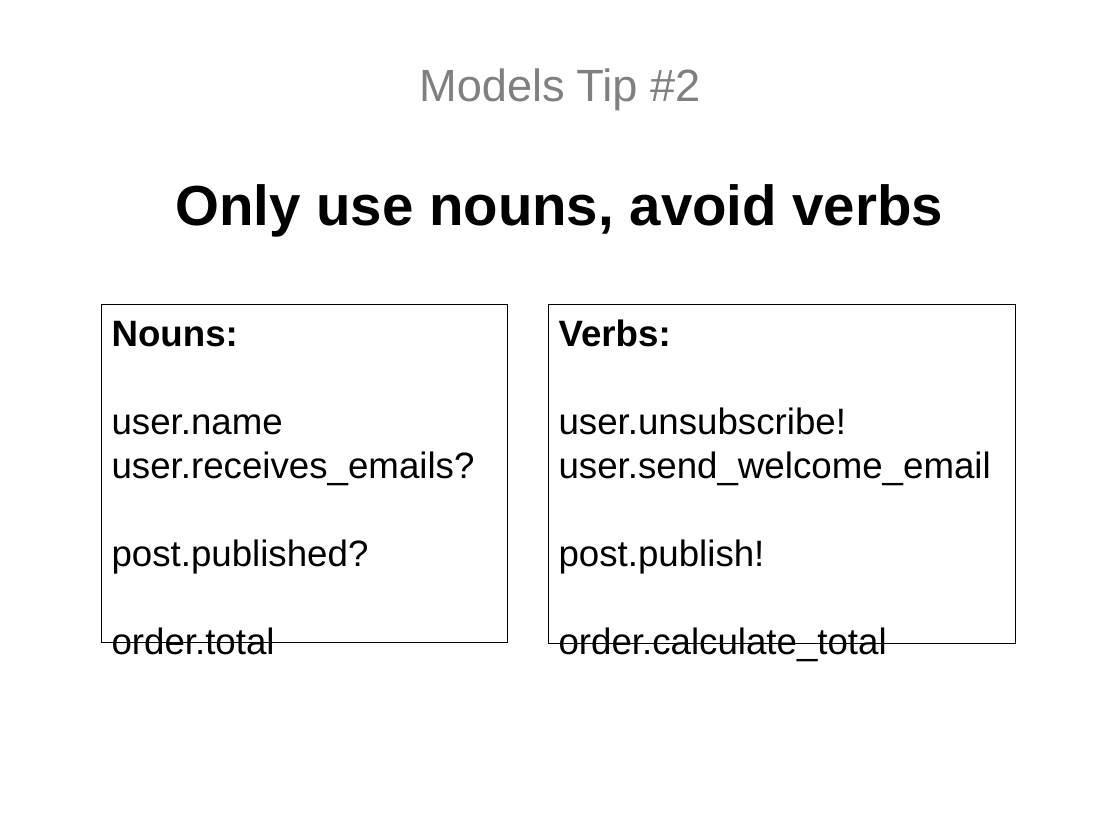
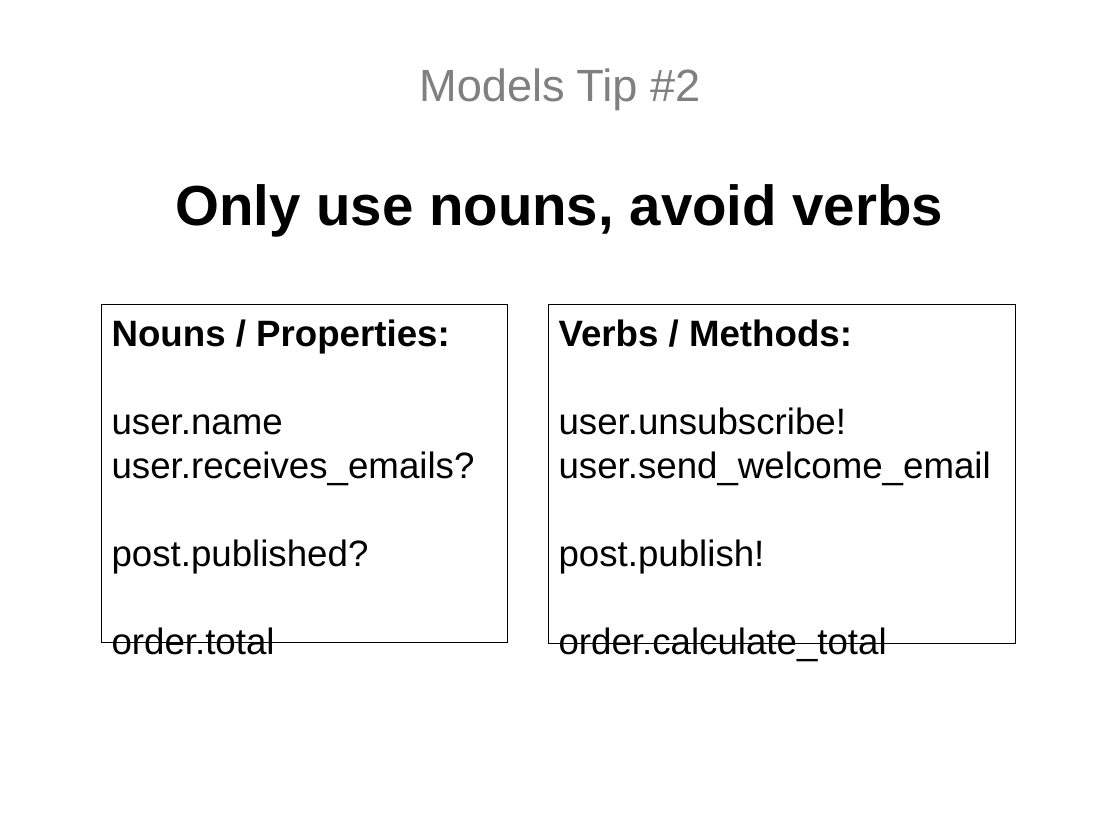
Before and after one commit to topdan/growing-your-rails-app, a slide deck: slide 7 of growing-your-rails-app.odp. Drawn at 1120x840 pixels with LibreOffice and Linux fonts; fonts in the diff are those of the drawing. Boxes give left, top, right and bottom in pixels: in the first picture for what was removed or moved away, otherwise in the second. Text is boxed around its words. In the diff, an @@ line names an element or a change of style, - is before the commit and + after.

```diff
--- a/growing-your-rails-app.odp
+++ b/growing-your-rails-app.odp
@@ text in rectangle at <box>112,319,450,353</box>: text changed @@
-Nouns:
+Nouns / Properties:
@@ text in rectangle at <box>559,319,852,347</box>: text changed @@
-Verbs:
+Verbs / Methods:
```
Also in this commit, not shown: 6 other slides changed, 1 slide removed, 5 other files.
